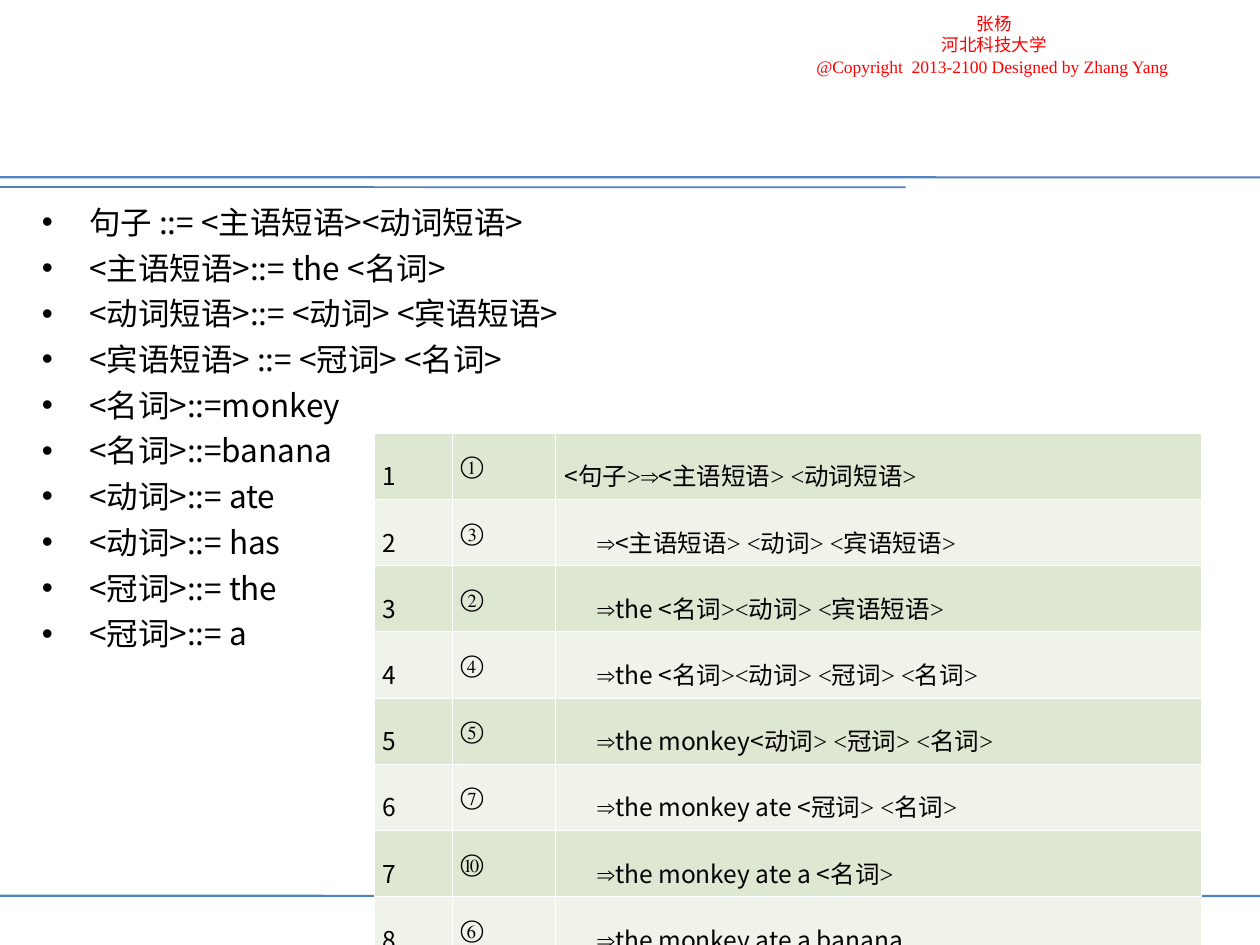
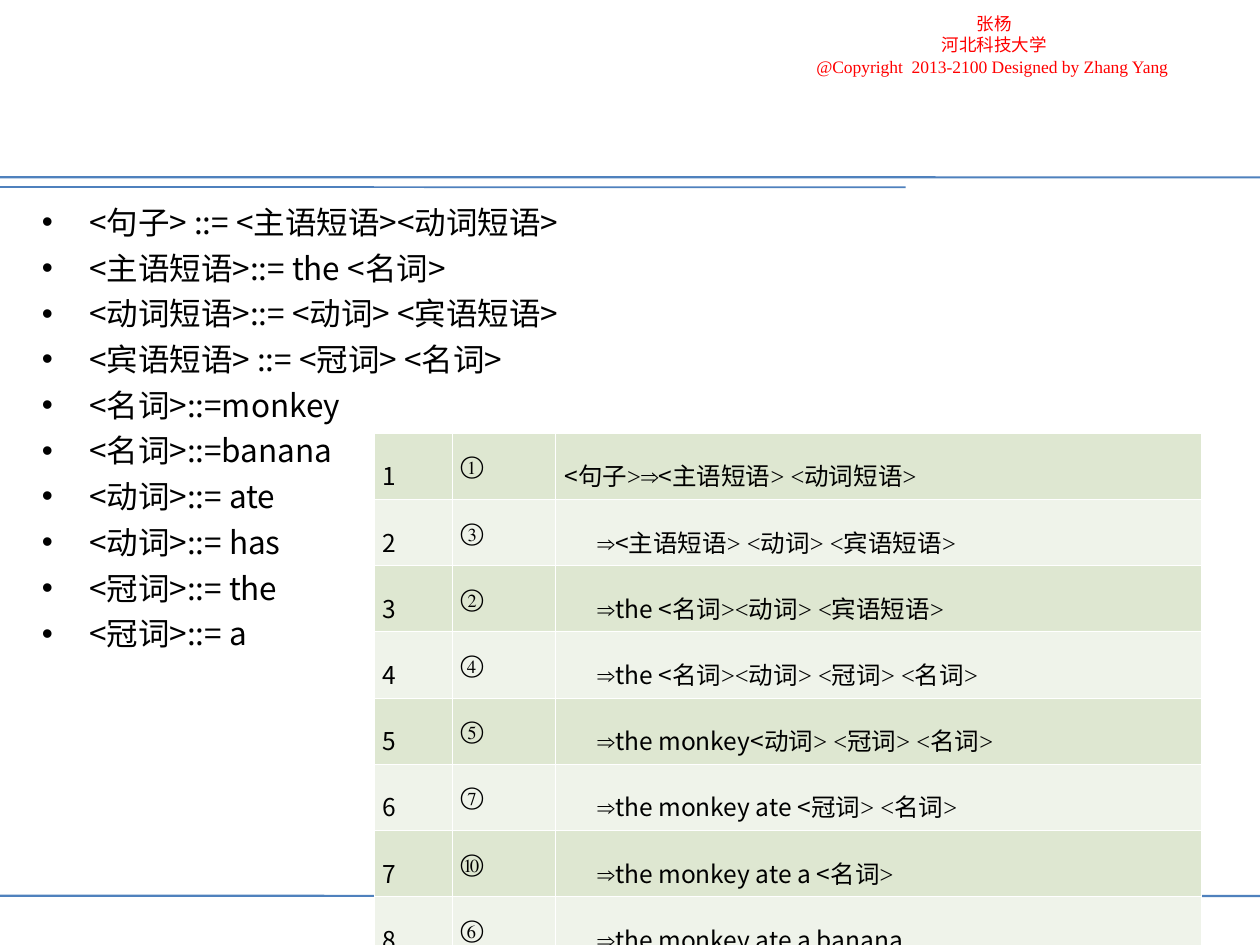
Before and after one commit to uzhangyang/uzhangyang.github.io, a slide deck: slide 6 of teaching/compiler/lessons/2-1.ppt. Drawn at 1260x945 pixels with LibreOffice and Linux fonts; fonts in the diff are those of the drawing; background and template pictures are left out. Boxes give left, top, right and bottom in pixels: in the first picture for what was removed or moved away, otherwise in the second. Text is boxed around its words. In the diff, an @@ line names an element or a change of style, - is before the commit and + after.

```diff
--- a/teaching/compiler/lessons/2-1.ppt
+++ b/teaching/compiler/lessons/2-1.ppt
@@ text at (89,207,558,237): text changed @@
-• 句子 ::= <主语短语><动词短语>
+• <句子> ::= <主语短语><动词短语>
```
Also in this commit, not shown: 7 other slides changed, 14 other files.
